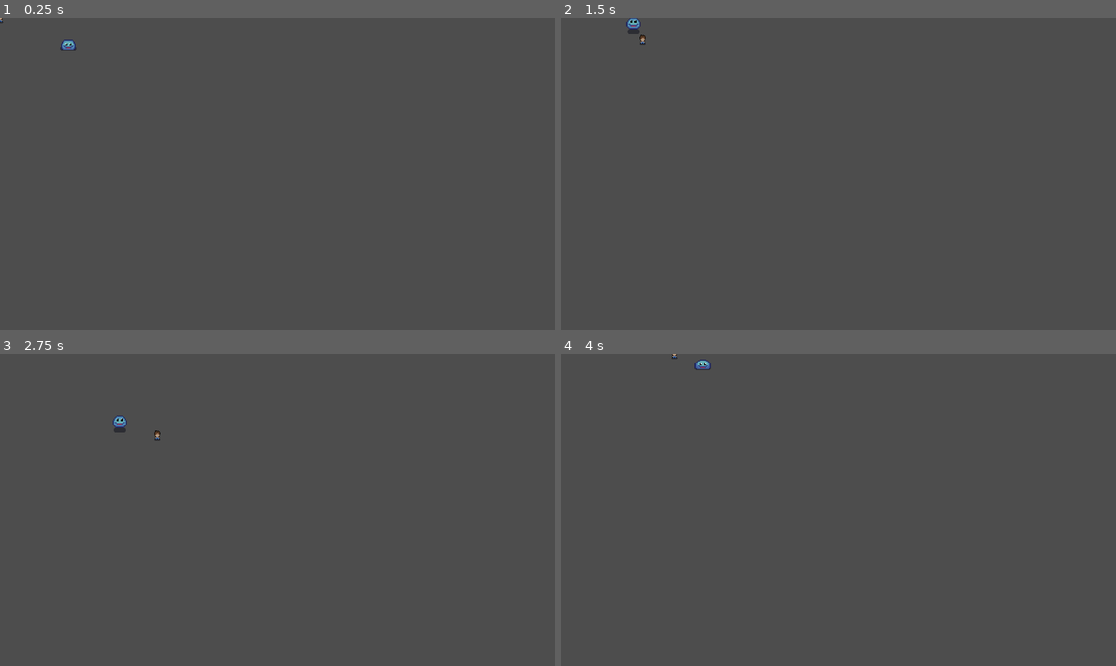
Above: before the commit, frames 1-4 (two rows, left to right).
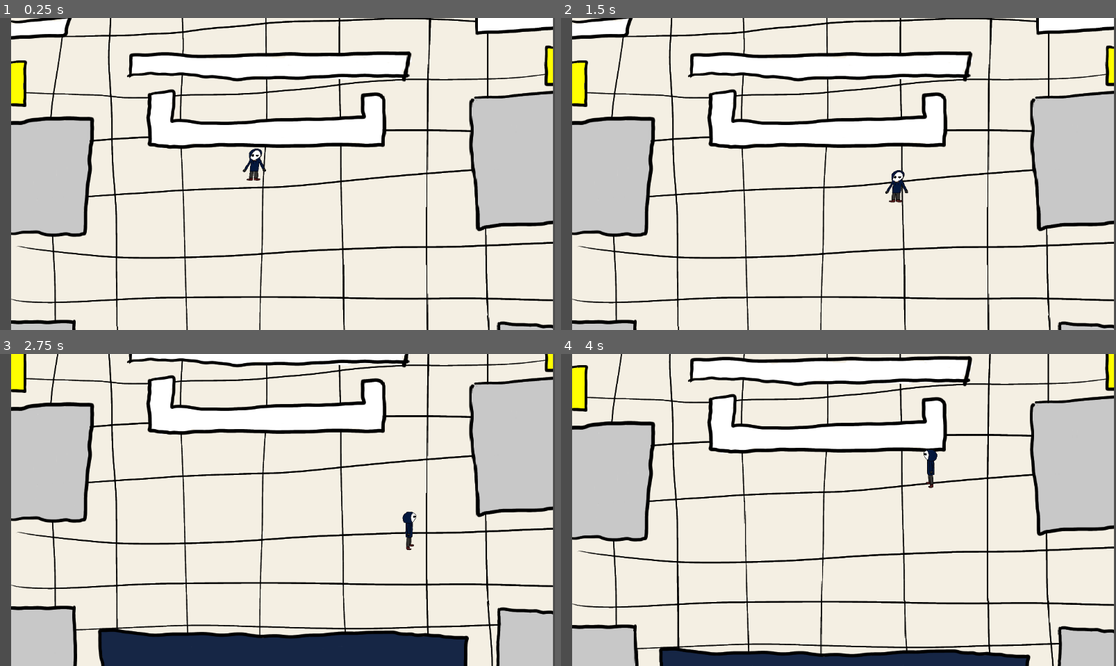
Above: after the commit, the same moments.

Repository: S1m0nCi/durhack-2024
Game: Godot game, scene res://scenes/main.tscn
Two runs of this game, one before a commit and one after it. Both use one fixed random seed, a clock stepped at 60 frames per second and the inputs below. Before the commit the project starts from res://world.tscn.
Inputs:
- Up to frame 1 (0.25 s): no input
- Up to frame 2 (1.5 s): hold Right (ui_right) 0.53-1.28 s; hold Down (ui_down) from 1.28 s (still down)
- Up to frame 3 (2.75 s): release Down (ui_down) at 2.03 s; hold Right (ui_right) from 2.03 s (still down)
- Up to frame 4 (4 s): release Right (ui_right) at 2.78 s; hold Up (ui_up) 2.78-3.53 s; hold Left (ui_left) from 3.53 s (still down)

The runs differ from the first frame. In frame 1, 97% of the frame differs, in the area x 0-100%, y 0-100%; in frame 2, 97%; in frame 3, 97%, in the area x 2-100%, y 0-100%; in frame 4, 97%.

Commit message:
add thief collision functionality and shrink character

Diff:
--- a/durhack-24/project.godot
+++ b/durhack-24/project.godot
@@ -11,7 +11,7 @@
 [application]
 
 config/name="Durhack 24"
-run/main_scene="res://world.tscn"
+run/main_scene="res://scenes/main.tscn"
 config/features=PackedStringArray("4.3", "Forward Plus")
 config/icon="res://icon.svg"
 
--- a/durhack-24/scenes/main.tscn
+++ b/durhack-24/scenes/main.tscn
@@ -1,7 +1,8 @@
-[gd_scene load_steps=5 format=3 uid="uid://dtx4rvdaqv622"]
+[gd_scene load_steps=6 format=3 uid="uid://dtx4rvdaqv622"]
 
 [ext_resource type="Texture2D" uid="uid://cjeb1bjex76mc" path="res://assets/tlc_gf.png" id="1_31xvp"]
-[ext_resource type="PackedScene" uid="uid://chfjvyv6ojyv8" path="res://scenes/thief.tscn" id="2_0ykbo"]
+[ext_resource type="PackedScene" uid="uid://cqhen150flkh7" path="res://scenes/guard.tscn" id="3_fhmdq"]
+[ext_resource type="PackedScene" uid="uid://bk8w4vok5rryc" path="res://scenes/thief.tscn" id="4_rmk2n"]
 
 [sub_resource type="TileSetAtlasSource" id="TileSetAtlasSource_ukl62"]
 texture = ExtResource("1_31xvp")
@@ -8614,10 +8615,8 @@
 69:124/0 = 0
 0:0/size_in_atlas = Vector2i(9, 16)
 0:0/0 = 0
-0:0/0/physics_layer_0/polygon_0/points = PackedVector2Array(-8, -8, 8, -8, 8, 8, -8, 8)
 
 [sub_resource type="TileSet" id="TileSet_u8u7x"]
-physics_layer_0/collision_layer = 1
 sources/0 = SubResource("TileSetAtlasSource_ukl62")
 
 [node name="world" type="Node2D"]
@@ -8627,8 +8626,10 @@
 format = 2
 layer_0/tile_data = PackedInt32Array(262165, 0, 0)
 
-[node name="Thief" parent="." instance=ExtResource("2_0ykbo")]
-position = Vector2(326, 928)
+[node name="guard" parent="." instance=ExtResource("3_fhmdq")]
+
+[node name="Thief" parent="." instance=ExtResource("4_rmk2n")]
+position = Vector2(287, 534)
 
 [node name="Camera2D" type="Camera2D" parent="."]
 position = Vector2(906, 840)
--- a/durhack-24/scenes/thief.tscn
+++ b/durhack-24/scenes/thief.tscn
@@ -1,12 +1,12 @@
-[gd_scene load_steps=7 format=3 uid="uid://chfjvyv6ojyv8"]
+[gd_scene load_steps=7 format=3 uid="uid://bk8w4vok5rryc"]
 
 [ext_resource type="Script" path="res://player.gd" id="1_hbfmd"]
 [ext_resource type="Texture2D" uid="uid://wkh83qjkbxts" path="res://assets/thief_back-removebg-preview.png" id="2_cxjlb"]
 [ext_resource type="Texture2D" uid="uid://dyxl8clc7fa6q" path="res://assets/thief_front-removebg-preview.png" id="3_w0cxp"]
 [ext_resource type="Texture2D" uid="uid://dh34nbvr0a7gq" path="res://assets/thief_side-removebg-preview.png" id="4_8cl3w"]
 
-[sub_resource type="RectangleShape2D" id="RectangleShape2D_wb0e5"]
-size = Vector2(74, 224)
+[sub_resource type="CircleShape2D" id="CircleShape2D_rtw7e"]
+radius = 20.8806
 
 [sub_resource type="SpriteFrames" id="SpriteFrames_mwl2c"]
 animations = [{
@@ -36,13 +36,19 @@
 }]
 
 [node name="Thief" type="CharacterBody2D"]
+collision_layer = 5
+collision_mask = 5
 script = ExtResource("1_hbfmd")
 
 [node name="CollisionShape2D" type="CollisionShape2D" parent="."]
-position = Vector2(3, -45)
-shape = SubResource("RectangleShape2D_wb0e5")
+light_mask = 5
+visibility_layer = 5
+position = Vector2(-1, -16)
+shape = SubResource("CircleShape2D_rtw7e")
 
 [node name="AnimatedSprite2D" type="AnimatedSprite2D" parent="."]
+position = Vector2(-2, -5)
+scale = Vector2(0.39, 0.36)
 sprite_frames = SubResource("SpriteFrames_mwl2c")
 animation = &"front"
 
Not shown: 1 places in durhack-24/scenes/player.tscn that only renumber resources
